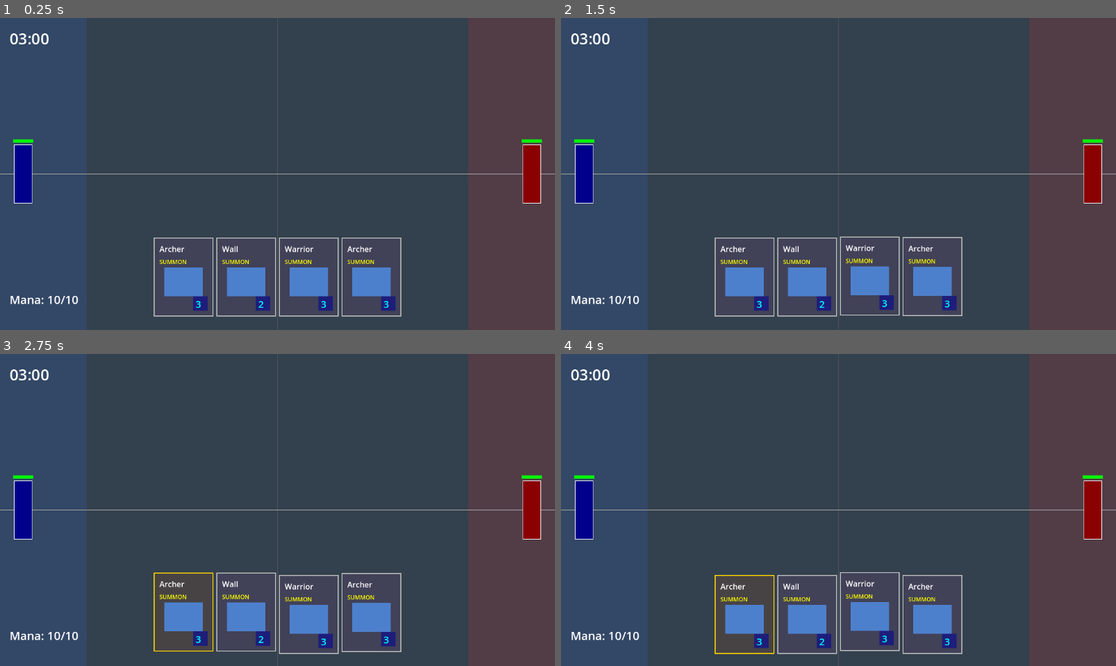
Above: before the commit, frames 1-4 (two rows, left to right).
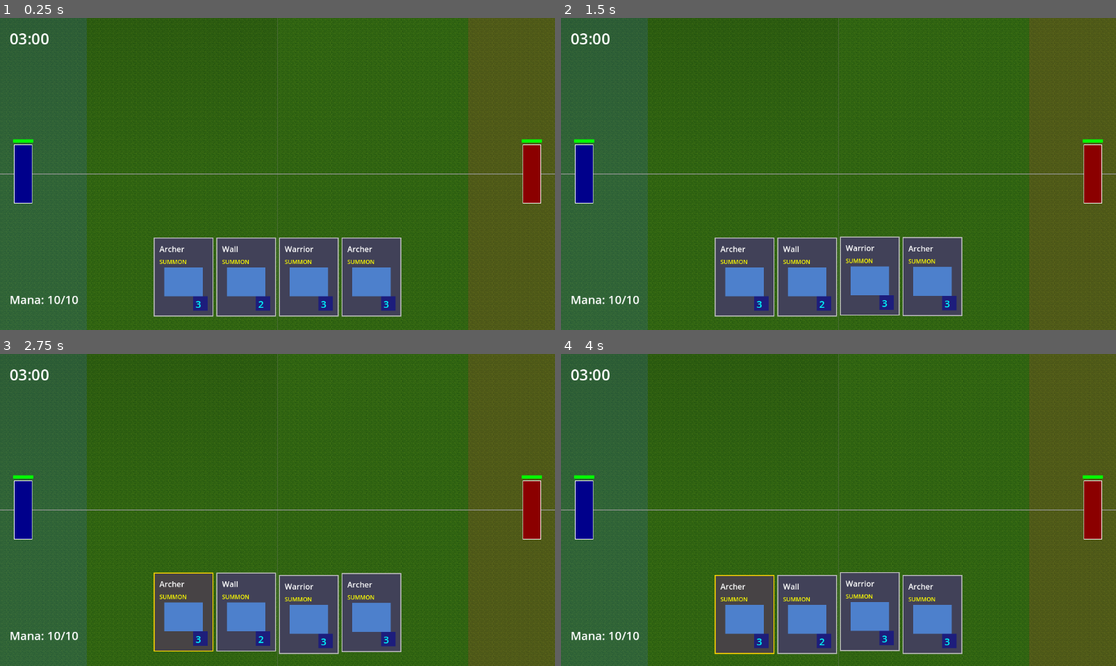
Above: after the commit, the same moments.

Repository: amari-charles/project-summoner
Game: Godot game, scene res://scenes/battlefield/test_game.tscn
Two runs of this game, one before a commit and one after it. Both use one fixed random seed, a clock stepped at 60 frames per second and the inputs below.
Inputs (mouse positions are in pixels of both pictures, inside the frame that each line leads up to):
- Up to frame 1 (0.25 s): no input
- Up to frame 2 (1.5 s): tap Enter at 0.5 s; drag from (838, 276) to (894, 105) at 0.52 s; drag from (727, 189) to (810, 236) at 1.27 s
- Up to frame 3 (2.75 s): tap Space at 2 s; move the mouse to (333, 441) at 2.02 s; tap 1 at 2.1 s; click (333, 441) at 2.17 s
- Up to frame 4 (4 s): drag from (810, 572) to (672, 463) at 2.77 s; move the mouse to (1005, 556) at 3.52 s; tap 1 at 3.6 s; click (1005, 556) at 3.67 s

The runs differ from the first frame. In frame 1, 87% of the frame differs, in the area x 0-100%, y 0-100%; in frame 2, 87%; in frame 3, 87%; in frame 4, 87%.

Commit message:
Add Phase 1 ground visual system (#5)
* Add Phase 1 ground visual system

Implemented basic battlefield ground with atmospheric fog overlay following the "stage, not world" design philosophy:

**New files:**
- `scenes/battlefield/ground.tscn` - Sprite2D-based ground with texture tiling support
- `scripts/battlefield/ground.gd` - Ground controller with swappable textures
- `scenes/battlefield/fog_overlay.tscn` - Gradient overlay for depth
- `scripts/battlefield/fog_overlay.gd` - Vertical gradient (dark at top, clear at bottom)

**Changes:**
- Updated battlefield.tscn with layered architecture (z-index: Ground -100, Fog -50, Debug -40, Units 0)
- All gameplay elements (zones, midline) properly z-indexed above ground

**Features:**
- Texture is swappable via export var
- Gradient colors are customizable
- Simple rectangle (trapezoid saved for Alpha phase)
- Future-proof architecture for 3D mesh replacement

🤖 Generated with [Claude Code](https://claude.com/claude-code)

Co-Authored-By: Claude <noreply@anthropic.com>

* Add grass tile texture to ground

- Installed Pillow (PIL) for image processing
- Extracted 16x16 grass tile from Pixel Crawler tileset
- Added grass_tile.png to assets/textures/
- Updated ground.tscn to use tiled grass texture
- Saved full Floors_Tiles.png tileset for future use

🤖 Generated with [Claude Code](https://claude.com/claude-code)

Co-Authored-By: Claude <noreply@anthropic.com>

* Update ground with Sprout Lands grass tile

- Replaced Pixel Crawler tile with Sprout Lands grass tile
- Added sprout_grass.png tileset for future use
- Grass tile is 16x16 green grass that tiles cleanly
- Updated texture import settings for pixel art

🤖 Generated with [Claude Code](https://claude.com/claude-code)

Co-Authored-By: Claude <noreply@anthropic.com>

* Use bottom-left grass tile from Sprout Lands

Extracted the plain grass tile from bottom-left corner (0, 16) which is a cleaner base grass texture for tiling.

🤖 Generated with [Claude Code](https://claude.com/claude-code)

Co-Authored-By: Claude <noreply@anthropic.com>

* Replace with commission tileset grass tile

- Removed Pixel Crawler and Sprout Lands tilesets
- Using zeo254 commission tileset
- Extracted grass tile from row 1, col 4 (coordinates 48,0)
- Clean 16x16 grass tile that tiles properly

🤖 Generated with [Claude Code](https://claude.com/claude-code)

Co-Authored-By: Claude <noreply@anthropic.com>

---------

Co-authored-by: Claude <noreply@anthropic.com>

Diff:
--- a/scenes/battlefield/battlefield.tscn
+++ b/scenes/battlefield/battlefield.tscn
@@ -1,15 +1,18 @@
-[gd_scene format=3 uid="uid://bqxn3k8r2vme1"]
+[gd_scene load_steps=3 format=3 uid="uid://bqxn3k8r2vme1"]
+
+[ext_resource type="PackedScene" uid="uid://ground_visual" path="res://scenes/battlefield/ground.tscn" id="1_ground"]
+[ext_resource type="PackedScene" uid="uid://fog_overlay" path="res://scenes/battlefield/fog_overlay.tscn" id="2_fog"]
 
 [node name="Battlefield" type="Node2D" groups=["battlefield"]]
 
-[node name="Background" type="ColorRect" parent="."]
-offset_left = 0.0
-offset_top = 0.0
-offset_right = 1920.0
-offset_bottom = 1080.0
-color = Color(0.2, 0.25, 0.3, 1)
+[node name="Ground" parent="." instance=ExtResource("1_ground")]
+position = Vector2(960, 540)
+
+[node name="FogOverlay" parent="." instance=ExtResource("2_fog")]
+position = Vector2(960, 540)
 
 [node name="Midline" type="ColorRect" parent="."]
+z_index = -40
 offset_left = 958.0
 offset_top = 0.0
 offset_right = 962.0
@@ -17,6 +20,7 @@
 color = Color(0.5, 0.5, 0.5, 0.3)
 
 [node name="PlayerZone" type="ColorRect" parent="."]
+z_index = -40
 offset_left = 0.0
 offset_top = 0.0
 offset_right = 300.0
@@ -24,6 +28,7 @@
 color = Color(0.2, 0.4, 0.8, 0.2)
 
 [node name="EnemyZone" type="ColorRect" parent="."]
+z_index = -40
 offset_left = 1620.0
 offset_top = 0.0
 offset_right = 1920.0
@@ -31,6 +36,7 @@
 color = Color(0.8, 0.2, 0.2, 0.2)
 
 [node name="GroundLine" type="Line2D" parent="."]
+z_index = -40
 points = PackedVector2Array(0, 540, 1920, 540)
 width = 2.0
 default_color = Color(0.6, 0.6, 0.6, 1)
--- /dev/null
+++ b/scenes/battlefield/fog_overlay.tscn
@@ -0,0 +1,10 @@
+[gd_scene load_steps=2 format=3 uid="uid://fog_overlay"]
+
+[ext_resource type="Script" path="res://scripts/battlefield/fog_overlay.gd" id="1_fog"]
+
+[node name="FogOverlay" type="ColorRect"]
+z_index = -50
+offset_right = 1920.0
+offset_bottom = 1080.0
+mouse_filter = 2
+script = ExtResource("1_fog")
--- /dev/null
+++ b/scenes/battlefield/ground.tscn
@@ -0,0 +1,15 @@
+[gd_scene load_steps=3 format=3 uid="uid://ground_visual"]
+
+[ext_resource type="Script" path="res://scripts/battlefield/ground.gd" id="1_ground"]
+[ext_resource type="Texture2D" uid="uid://cejkll0kl2x0f" path="res://assets/textures/grass_tile.png" id="2_grass"]
+
+[node name="Ground" type="Sprite2D"]
+z_index = -100
+texture = ExtResource("2_grass")
+texture_repeat = 2
+region_enabled = true
+region_rect = Rect2(0, 0, 1920, 1080)
+script = ExtResource("1_ground")
+ground_width = 1920.0
+ground_height = 1080.0
+texture_scale = 1.0
--- /dev/null
+++ b/scripts/battlefield/fog_overlay.gd
@@ -0,0 +1,63 @@
+extends ColorRect
+class_name FogOverlay
+
+## Creates atmospheric depth with a vertical gradient
+## Darker at top (enemy/horizon), lighter at bottom (player side)
+
+@export var top_color: Color = Color(0, 0, 0, 0.18)  # Slightly dark at horizon
+@export var bottom_color: Color = Color(0, 0, 0, 0.0)  # Transparent at player side
+@export var overlay_width: float = 1920.0
+@export var overlay_height: float = 1080.0
+
+var gradient_texture: GradientTexture2D
+
+func _ready() -> void:
+	_setup_gradient()
+	mouse_filter = Control.MOUSE_FILTER_IGNORE  # Don't block mouse input
+
+func _setup_gradient() -> void:
+	# Set size
+	size = Vector2(overlay_width, overlay_height)
+
+	# Center it
+	position = Vector2(-overlay_width / 2, -overlay_height / 2)
+
+	# Create gradient
+	var gradient = Gradient.new()
+	gradient.set_color(0, top_color)
+	gradient.set_color(1, bottom_color)
+
+	# Create gradient texture (vertical)
+	gradient_texture = GradientTexture2D.new()
+	gradient_texture.gradient = gradient
+	gradient_texture.fill_from = Vector2(0, 0)
+	gradient_texture.fill_to = Vector2(0, 1)  # Top to bottom
+	gradient_texture.width = int(overlay_width)
+	gradient_texture.height = int(overlay_height)
+
+	# Create shader material to apply gradient
+	var shader_code = """
+shader_type canvas_item;
+
+uniform sampler2D gradient_tex;
+
+void fragment() {
+	vec4 grad_color = texture(gradient_tex, UV);
+	COLOR = grad_color;
+}
+"""
+
+	var shader = Shader.new()
+	shader.code = shader_code
+
+	var mat = ShaderMaterial.new()
+	mat.shader = shader
+	mat.set_shader_parameter("gradient_tex", gradient_texture)
+
+	material = mat
+
+## Update colors at runtime
+func set_gradient_colors(top: Color, bottom: Color) -> void:
+	top_color = top
+	bottom_color = bottom
+	_setup_gradient()
--- /dev/null
+++ b/scripts/battlefield/ground.gd
@@ -0,0 +1,38 @@
+extends Sprite2D
+class_name BattlefieldGround
+
+## Visual ground for the battlefield
+## Can be easily swapped with different textures or replaced with 3D mesh later
+
+@export var ground_texture: Texture2D = null
+@export var fallback_color: Color = Color(0.3, 0.5, 0.2, 1.0)  # Default grass green
+@export var ground_width: float = 1920.0
+@export var ground_height: float = 1080.0
+@export var texture_scale: float = 1.0  # Scale for tiling
+
+func _ready() -> void:
+	_setup_ground()
+
+func _setup_ground() -> void:
+	# Center the ground at origin
+	centered = true
+
+	# Apply texture if provided
+	if ground_texture:
+		texture = ground_texture
+		# Scale to cover the desired area while tiling
+		var tex_size = ground_texture.get_size()
+		region_enabled = true
+		region_rect = Rect2(0, 0, ground_width / texture_scale, ground_height / texture_scale)
+		scale = Vector2(texture_scale, texture_scale)
+	else:
+		# Fallback: create a simple colored rectangle
+		# Note: Without texture, Sprite2D won't show anything, so we just set modulate
+		# The actual fallback visual would need a ColorRect, but for simplicity we'll
+		# expect a texture to be assigned
+		modulate = fallback_color
+
+## Helper for swapping textures at runtime
+func set_ground_texture(new_texture: Texture2D) -> void:
+	ground_texture = new_texture
+	_setup_ground()
Binary file added: assets/textures/grass_tile.png
Not shown, added: assets/tilesets/Floors_Tiles.png.import
Not shown, added: assets/tilesets/sprout_grass.png.import
Binary file added: assets/tilesets/zeo254-completed-commission.png
Not shown, added: scripts/battlefield/fog_overlay.gd.uid
Not shown, added: scripts/battlefield/ground.gd.uid
